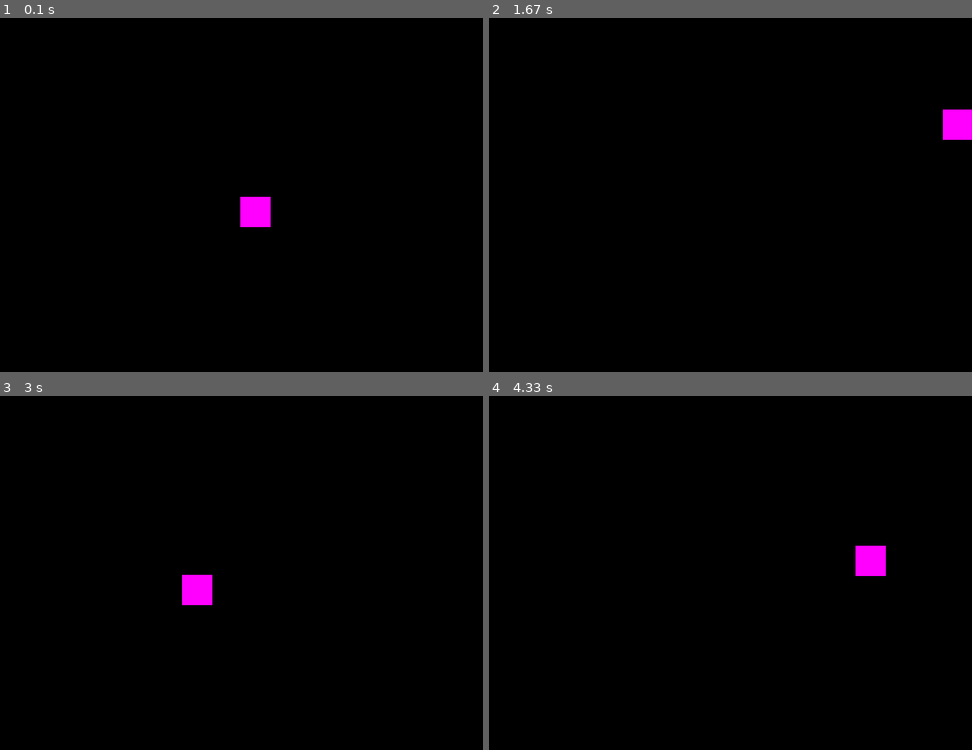
Above: before the commit, frames 1-4 (two rows, left to right).
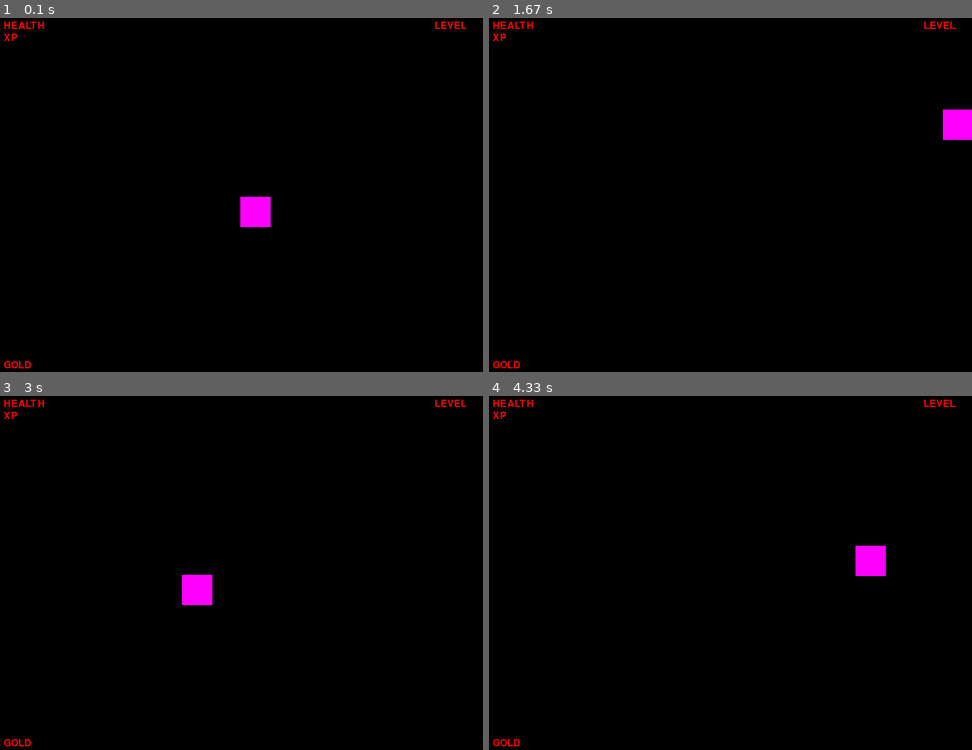
Above: after the commit, the same moments.

Repository: jlopezestrada/pygame-examples
Game: pygame game, started from advanced_examples/player.py
Two runs of this game, one before a commit and one after it. Both use one fixed random seed, a clock stepped at 60 frames per second and the inputs below.
Inputs:
- Up to frame 1 (0.1 s): no input
- Up to frame 2 (1.67 s): hold D 0.33-0.8 s; hold W 0.83-1.13 s; hold D 1.17-1.63 s
- Up to frame 3 (3 s): hold A 1.67-2.2 s; hold S 2.23-2.53 s; hold A 2.57-2.97 s
- Up to frame 4 (4.33 s): hold W 3-3.37 s; hold D 3.4-4.03 s; hold S from 4.07 s (still down)

The runs differ from the first frame. In frame 1, 0.3% of the frame differs, in the area x 0-97%, y 1-99%; in frame 2, 0.3%; in frame 3, 0.3%; in frame 4, 0.3%.

Commit message:
feature: add texts WIP

Diff:
--- a/advanced_examples/player.py
+++ b/advanced_examples/player.py
@@ -7,6 +7,9 @@
 
 screen = pygame.display.set_mode((SCREEN_WIDTH, SCREEN_HEIGHT))
 pygame.display.set_caption("Player")
+
+# Font of the game
+font = pygame.font.Font(None, 24)
 
 # Clock
 clock = pygame.time.Clock()
@@ -41,6 +44,19 @@
     # Create the player
     pygame.draw.rect(screen, (255, 0, 255), (player_x, player_y, PLAYER_WIDTH, PLAYER_HEIGHT))
 
+    # Text on the screen
+    # Health
+    screen.blit(font.render("HEALTH", True, (255, 0, 0)), (10, 10))
+
+    # XP
+    screen.blit(font.render("XP", True, (255, 0, 0)), (10, 30))
+
+    # Level
+    screen.blit(font.render("LEVEL", True, (255, 0, 0)), (SCREEN_WIDTH - 80, 10))
+
+    # Gold
+    screen.blit(font.render("GOLD", True, (255, 0, 0)), (10, SCREEN_HEIGHT - 30))
+
     pygame.display.flip()
 
     clock.tick(60)
